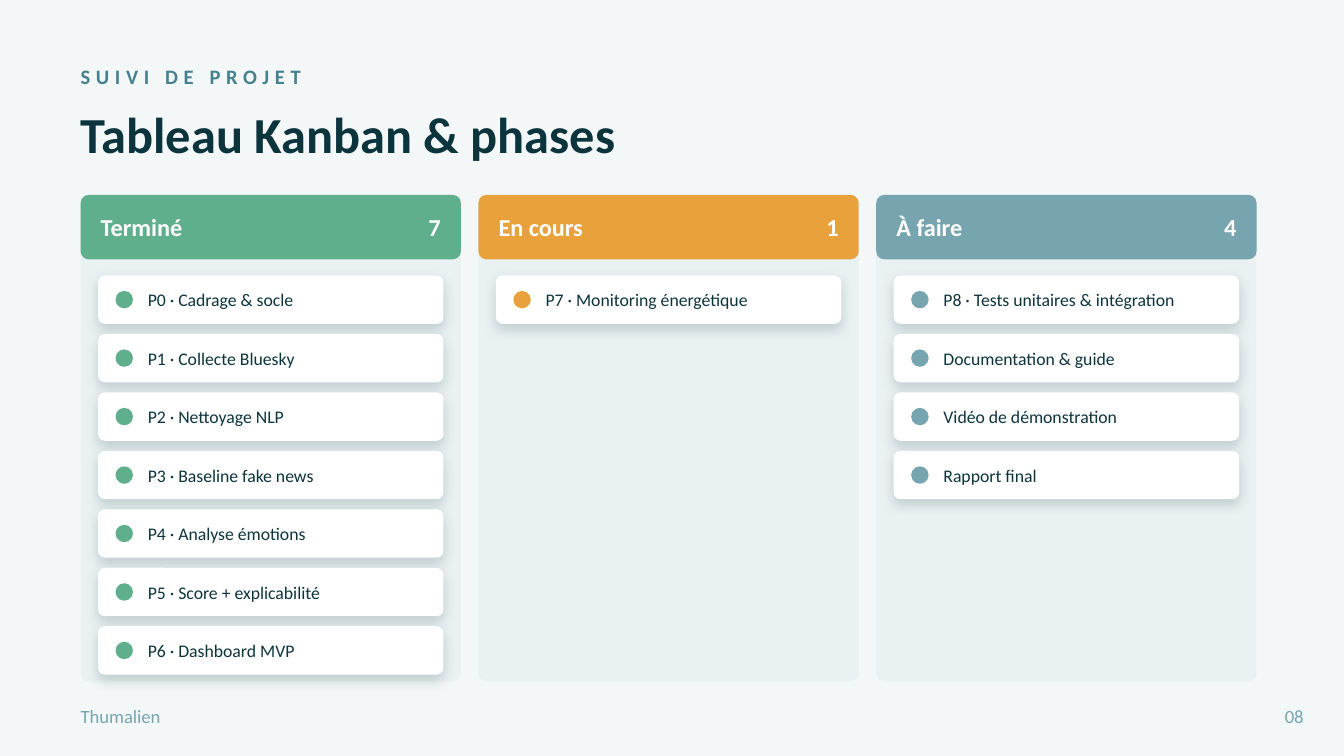
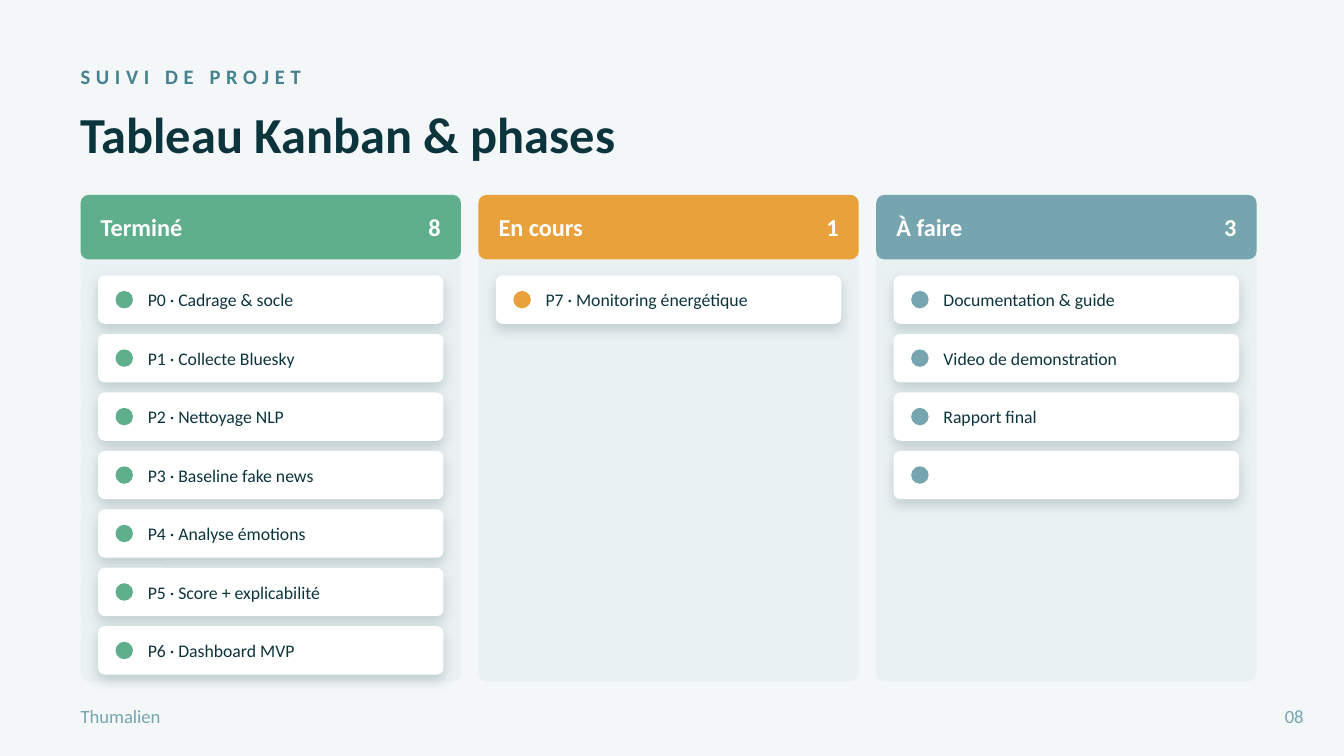
Before and after one commit to Atixu/Projet_Etude_M1_SDV, a slide deck: slide 8 of Thumalien_Soutenance_GreenIT.pptx. Drawn at 1344x756 pixels with LibreOffice and Linux fonts; fonts in the diff are those of the drawing. Boxes give left, top, right and bottom in pixels: in the first picture for what was removed or moved away, otherwise in the second. Text is boxed around its words. In the diff, an @@ line names an element or a change of style, - is before the commit and + after.

```diff
--- a/Thumalien_Soutenance_GreenIT.pptx
+++ b/Thumalien_Soutenance_GreenIT.pptx
@@ text at (x1=428, y1=219, x2=440, y2=236): text changed @@
-7
+8
@@ text at (x1=1224, y1=220, x2=1236, y2=236): text changed @@
-4
+3
@@ text "Documentation & guide" moved from (x1=943, y1=352, x2=1115, y2=368) to (x1=943, y1=293, x2=1115, y2=309) @@
@@ text removed at (x1=943, y1=293, x2=1175, y2=309) @@
-P8 · Tests unitaires & intégration
@@ text at (x1=943, y1=352, x2=1117, y2=365): text changed @@
-Vidéo de démonstration
+Video de demonstration
@@ text "Rapport final" moved from (x1=943, y1=469, x2=1036, y2=485) to (x1=943, y1=410, x2=1036, y2=426) @@
```
Also in this commit, not shown: 3 other slides changed, 1 slide added, 32 other files.
